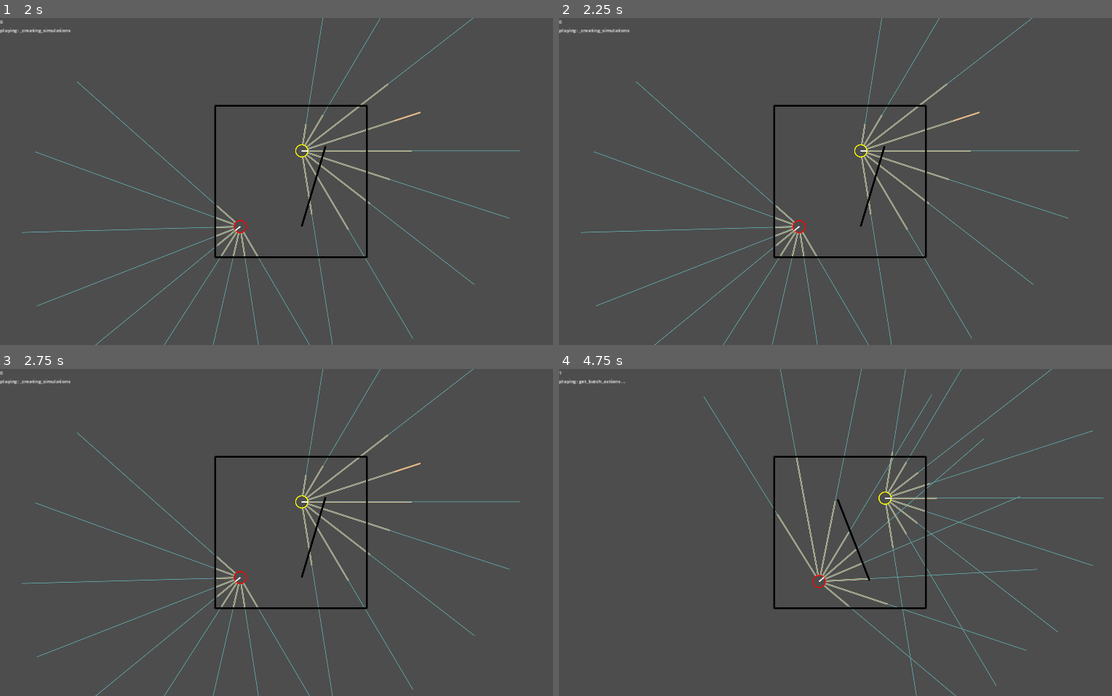
Above: before the commit, frames 1-4 (two rows, left to right).
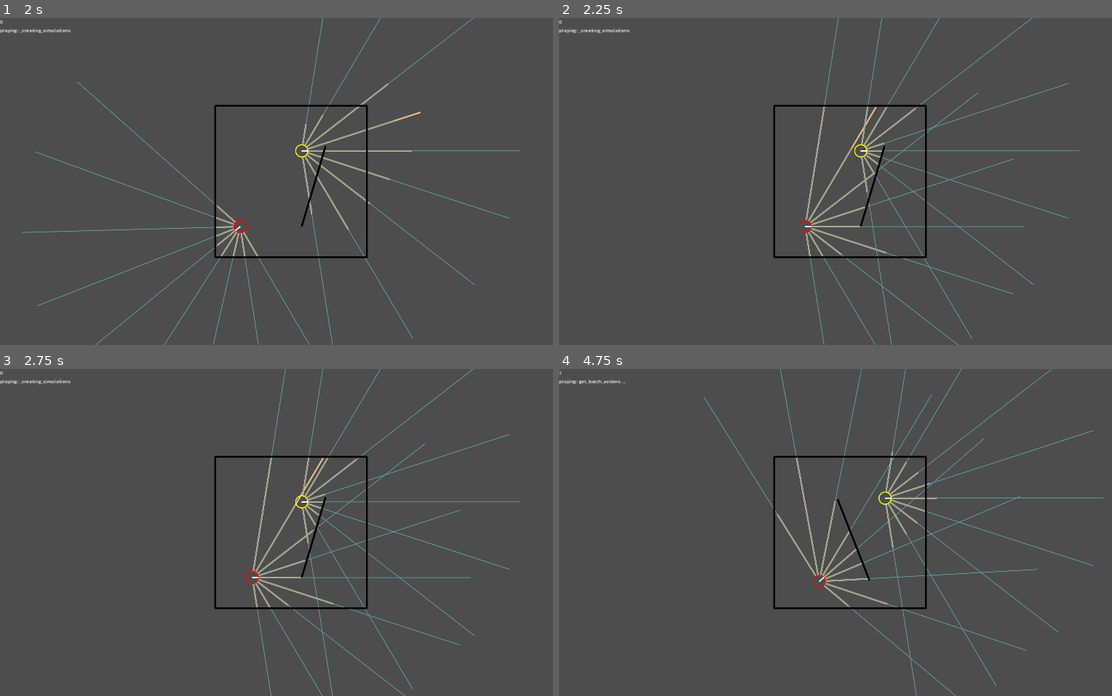
Above: after the commit, the same moments.

Repository: stokatyan/godot-ai
Game: Godot game, scene res://FindCoinGame/FCGEnv.tscn
The game is run twice, just before and just after one commit, with the same random seed, the same clock (stepped at 60 frames per second) and the same inputs.
Inputs:
- Up to frame 1 (2 s): tap Enter at 0.5 s; hold D 0.53-1.28 s; hold Shift 0.53-1.28 s; tap Space at 1.25 s; hold S from 1.28 s (still down); tap Shift at 1.35 s
- Up to frame 2 (2.25 s): release S at 2.03 s; hold D from 2.03 s (still down); hold Enter from 2.03 s (still down)
- Up to frame 3 (2.75 s): keep holding D; keep holding Enter; tap Shift at 2.3 s
- Up to frame 4 (4.75 s): release D at 2.78 s; release Enter at 2.78 s; hold Up 2.78-3.53 s; tap 2 at 2.85 s; tap Shift at 3.05, 4.55 s; tap Space at 3.5 s; hold Shift 3.53-4.28 s; hold A from 3.53 s (still down); tap 3 at 3.6 s; tap Enter at 4.25 s; tap O at 4.35 s

Frame 1 is identical in both runs. In frame 2, 2.4% of the frame differs, in the area x 3-93%, y 0-100%; in frame 3, 2.4%; in frame 4, nothing differs.
Error before the commit: Invalid call to function 'apply_action' in base 'RefCounted (FCGSimulation)'. Expected 3 arguments. (res://FindCoinGame/FCGEnv.gd:39)
Error after the commit: Assertion failed. (res://AI/BaseSimulation.gd:29)

Commit message:
movement is not crashing but is not correct

Diff:
--- a/godot-ai-client/FindCoinGame/FCGEnv.gd
+++ b/godot-ai-client/FindCoinGame/FCGEnv.gd
@@ -34,13 +34,18 @@
 		apply_move = true
 		move_vector += Vector2.RIGHT
 
+	var agent_index = 0
+	if Input.is_key_pressed(KEY_SHIFT):
+		agent_index = 1
+
 	if apply_move and !_ai_runner._initial_simulations.is_empty():
 		var action: Array[float] = [move_vector.x, move_vector.y]
-		_ai_runner._initial_simulations[0].apply_action(action, display_simulation)
+
+		_ai_runner._initial_simulations[0].apply_action(agent_index, action, display_simulation)
 		await get_tree().physics_frame
 		await get_tree().physics_frame
-		if _ai_runner._initial_simulations[0].is_game_complete():
-			await get_tree().create_timer(1).timeout
+		if _ai_runner._initial_simulations[0].is_game_complete(0):
+			await get_tree().create_timer(0.5).timeout
 			await _ai_runner._initial_simulations[0].new_game(get_tree().physics_frame)
 			display_simulation(_ai_runner._initial_simulations[0])
 
